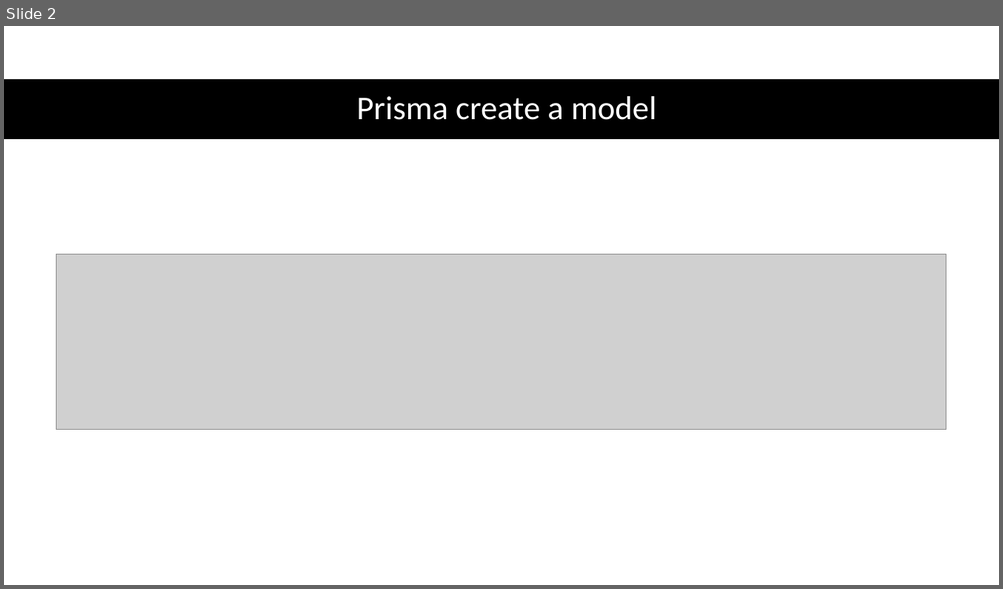
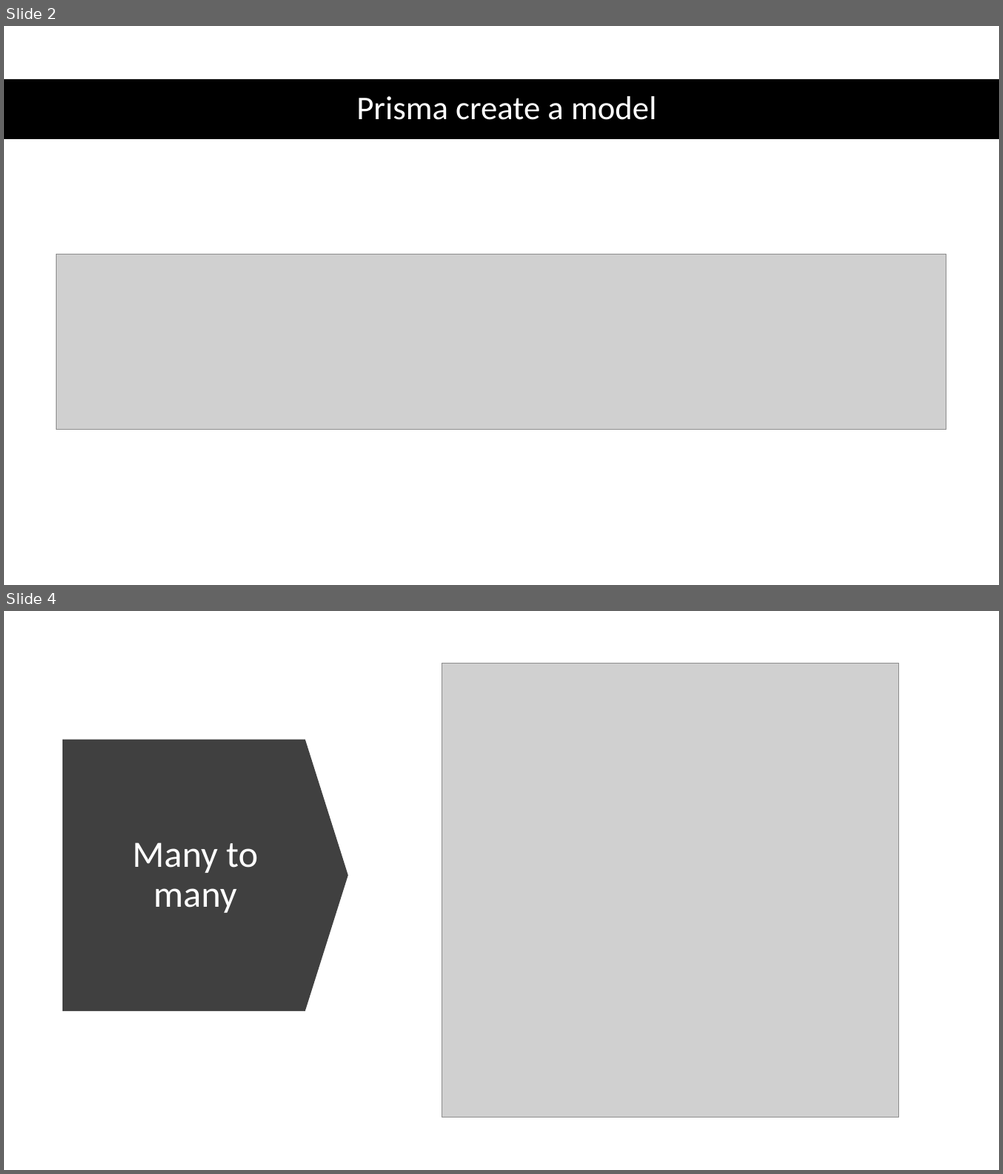
Before and after one commit to 1shaked/full-stack, a slide deck: 28ass/prisma node advance.pptx. Shown one above the other, each under a label of ours: slide 2 before the commit, slides 2 and 4 after it; the slides between them are not shown. The pictures are 1003x589 and 1003x1174 pixels, drawn with LibreOffice and Linux fonts; fonts in the diff are those of the drawing; grey boxes stand for pictures. Boxes give left, top, right and bottom in pixels: in the first picture for what was removed or moved away, otherwise in the second. Text is boxed around its words. In the diff, an @@ line names an element or a change of style, - is before the commit and + after.

```diff
--- a/28ass/prisma node advance.pptx
+++ b/28ass/prisma node advance.pptx
@@ slide 4 added at (x1=4, y1=611, x2=999, y2=1170), background #FFFFFF @@
@@ picture added at (x1=442, y1=664, x2=899, y2=1118) @@
@@ down arrow added at (x1=63, y1=739, x2=349, y2=1011), fill #404040 @@
@@ title added at (x1=132, y1=843, x2=258, y2=913), 36 pt, text #FFFFFF @@
+Many to many
```
Also in this commit, not shown: 1 other slide added, 2 slides removed, 16 other files.
